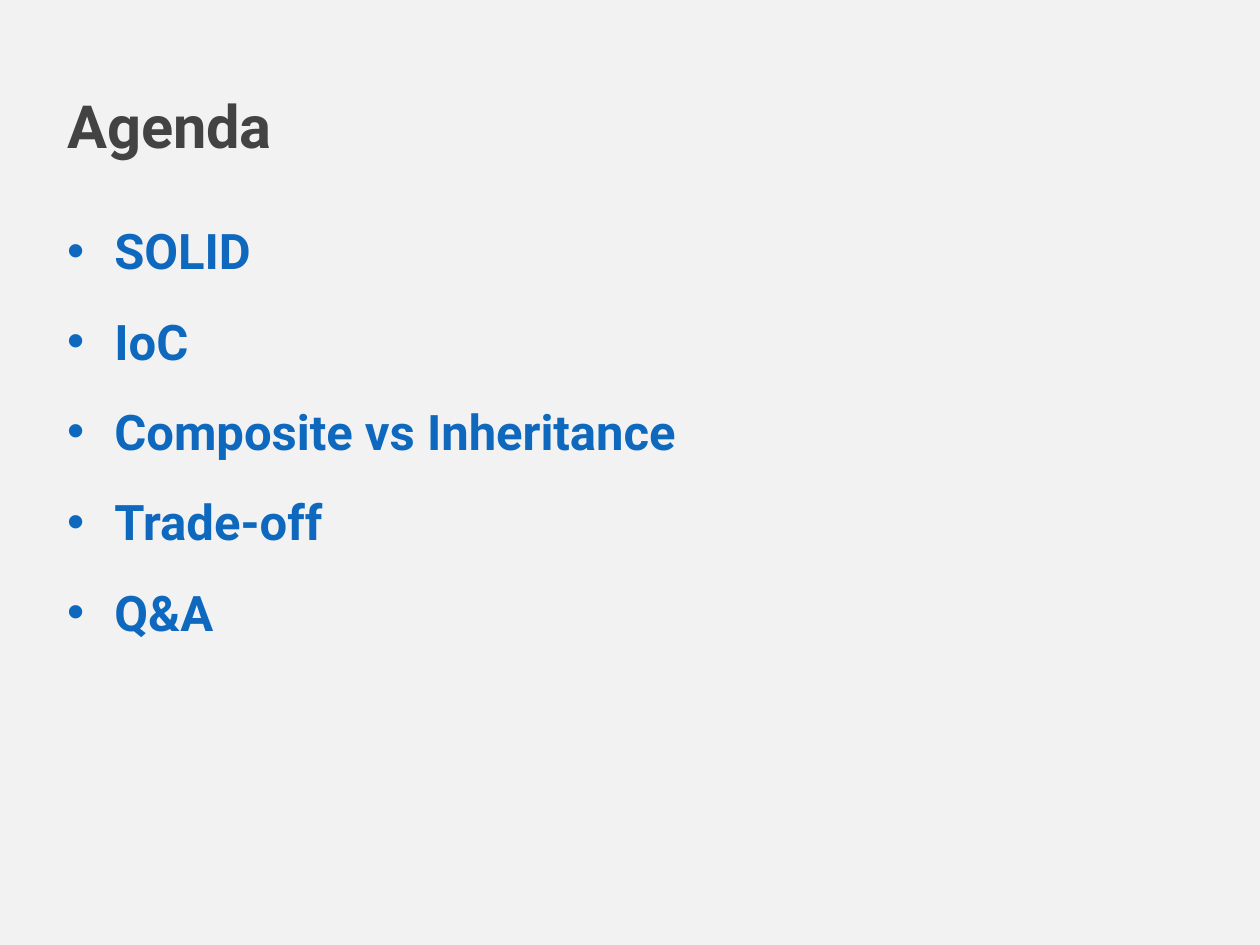
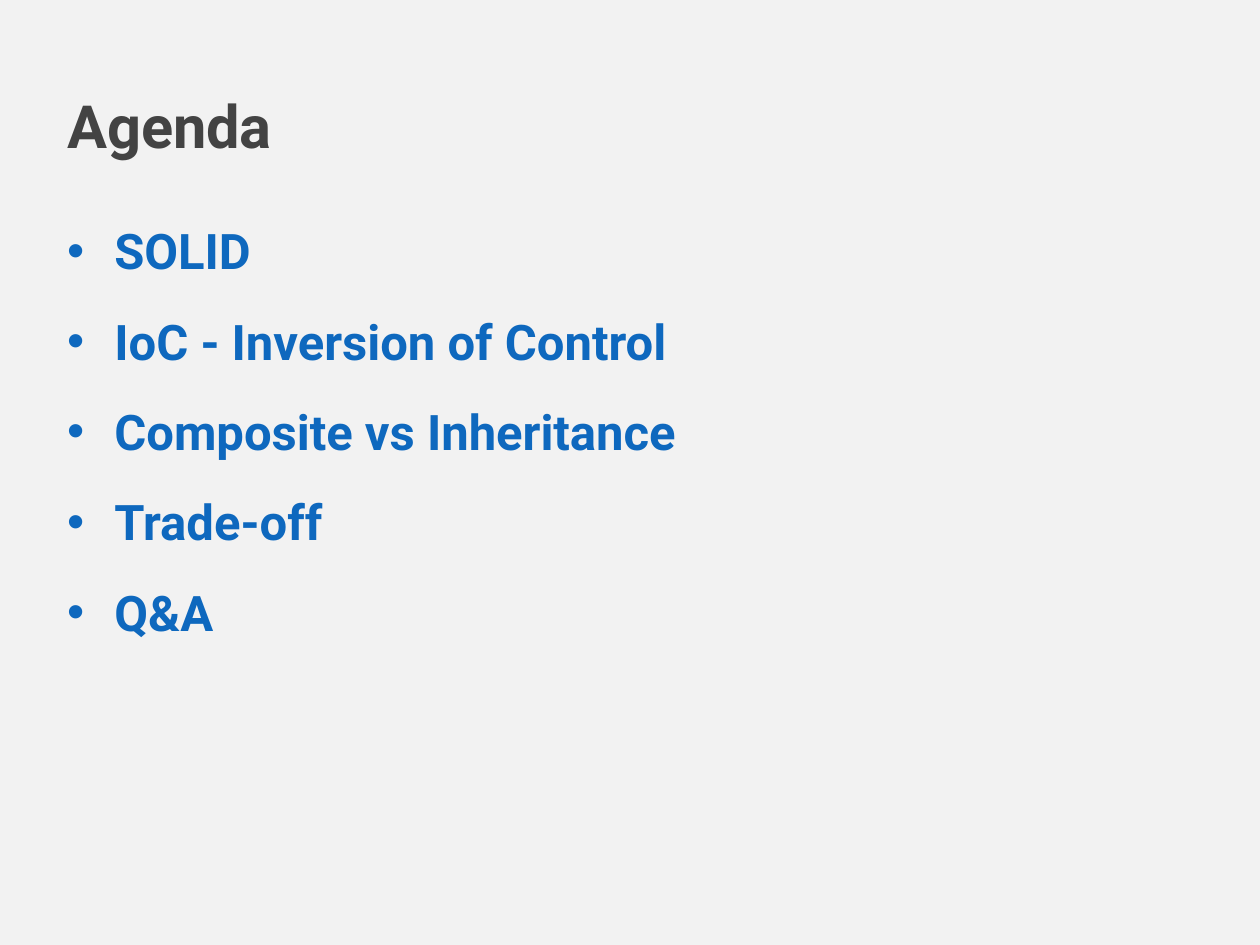
Before and after one commit to bagamoon/OOP-Training-1, a slide deck: slide 2 of OOP_Brett.pptx. Drawn at 1260x945 pixels with LibreOffice and Linux fonts; fonts in the diff are those of the drawing; background and template pictures are left out. Boxes give left, top, right and bottom in pixels: in the first picture for what was removed or moved away, otherwise in the second. Text is boxed around its words. In the diff, an @@ line names an element or a change of style, - is before the commit and + after.

```diff
--- a/OOP_Brett.pptx
+++ b/OOP_Brett.pptx
@@ text at <box>114,322,666,361</box>: text changed @@
-• IoC
+• IoC - Inversion of Control
```
Also in this commit, not shown: 2 other slides changed, 1 slide added, 10 other files.
